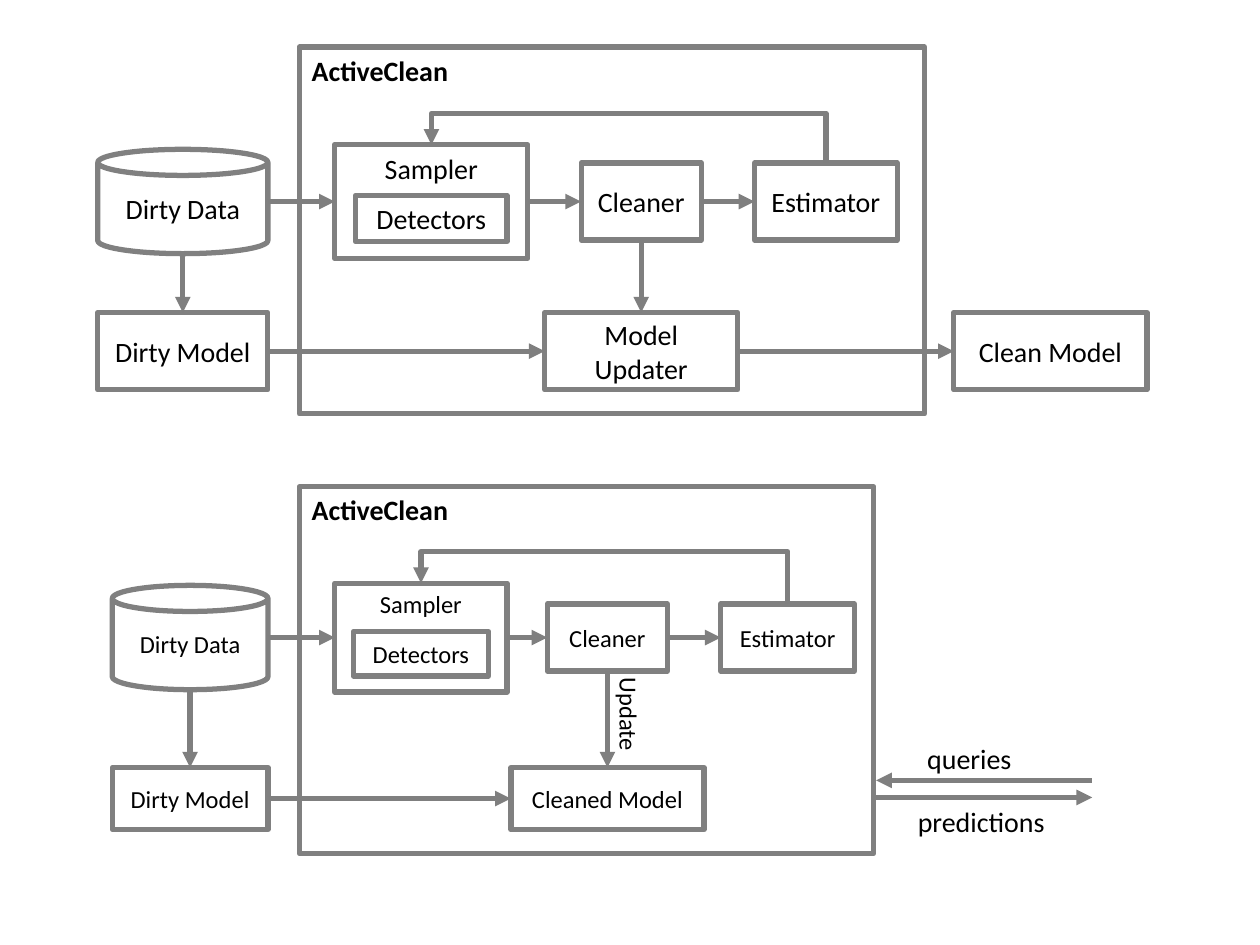
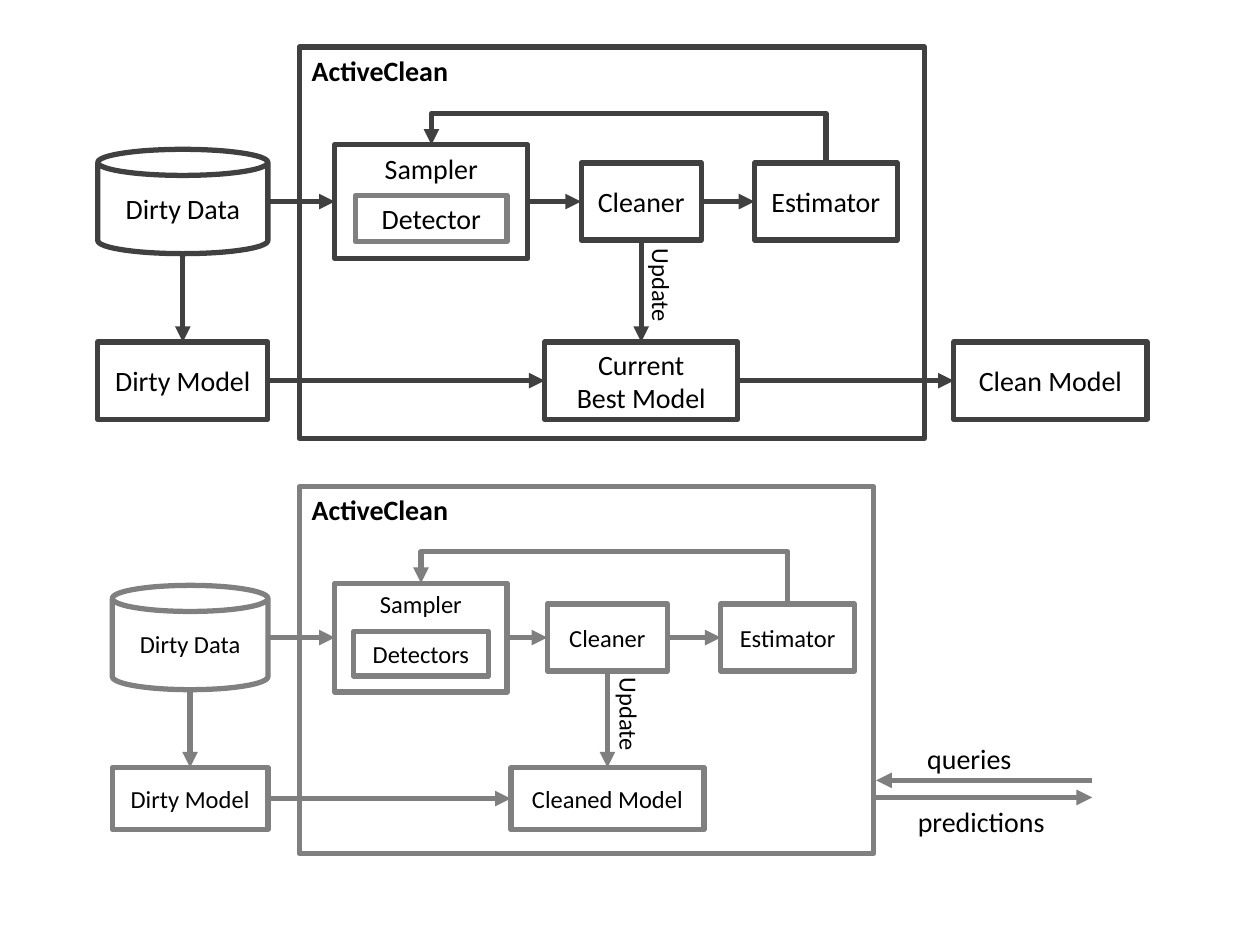
Before and after one commit to sjyk/sampleml, a slide deck: slide 1 of figs/figs.pptx. Drawn at 1260x945 pixels with LibreOffice and Linux fonts; fonts in the diff are those of the drawing. Boxes give left, top, right and bottom in pixels: in the first picture for what was removed or moved away, otherwise in the second. Text is boxed around its words. In the diff, an @@ line names an element or a change of style, - is before the commit and + after.

```diff
--- a/figs/figs.pptx
+++ b/figs/figs.pptx
@@ rectangle "ActiveClean": place and size @@
-rectangle "ActiveClean" at bbox=[300, 47, 925, 413]
+rectangle "ActiveClean" at bbox=[300, 47, 925, 438]
@@ elbow arrow (825, 163) - (431, 145): stroke #7F7F7F 3 pt to #404040 3 pt @@
@@ arrow (268, 202) - (335, 202): stroke #7F7F7F 3 pt to #404040 3 pt @@
@@ arrow (528, 202) - (581, 202): stroke #7F7F7F 3 pt to #404040 3 pt @@
@@ arrow (702, 202) - (755, 202): stroke #7F7F7F 3 pt to #404040 3 pt @@
@@ text in rectangle at bbox=[382, 211, 481, 230]: text changed @@
-Detectors
+Detector
@@ arrow moved from (183, 253) - (183, 312) to (183, 253) - (183, 341) @@
@@ arrow (183, 253) - (183, 341): stroke #7F7F7F 3 pt to #404040 3 pt @@
@@ arrow moved from (641, 241) - (641, 312) to (641, 241) - (641, 341) @@
@@ arrow (641, 241) - (641, 341): stroke #7F7F7F 3 pt to #404040 3 pt @@
@@ text added at bbox=[646, 256, 676, 320], 14 pt, text #000000 @@
+Update
@@ outline #808080 3 pt to #404040 3 pt in 8 elements at bbox=[335, 145, 528, 258], bbox=[581, 163, 701, 239], bbox=[755, 163, 897, 239], bbox=[98, 150, 268, 255], bbox=[300, 47, 925, 438], bbox=[98, 341, 268, 418], bbox=[954, 341, 1147, 418], bbox=[544, 341, 737, 418] @@
@@ 3 rectangles, 2 arrows: place and size @@
-3 rectangles, 2 arrows at bbox=[98, 312, 1147, 389]
+3 rectangles, 2 arrows at bbox=[98, 341, 1147, 418]
@@ text in rectangle at bbox=[577, 357, 705, 409]: text changed @@
-Model Updater
+Current
+Best Model
@@ arrow (268, 381) - (544, 381): stroke #7F7F7F 3 pt to #404040 3 pt @@
@@ arrow (738, 381) - (954, 381): stroke #7F7F7F 3 pt to #404040 3 pt @@
```
Also in this commit, not shown: 5 other files.
